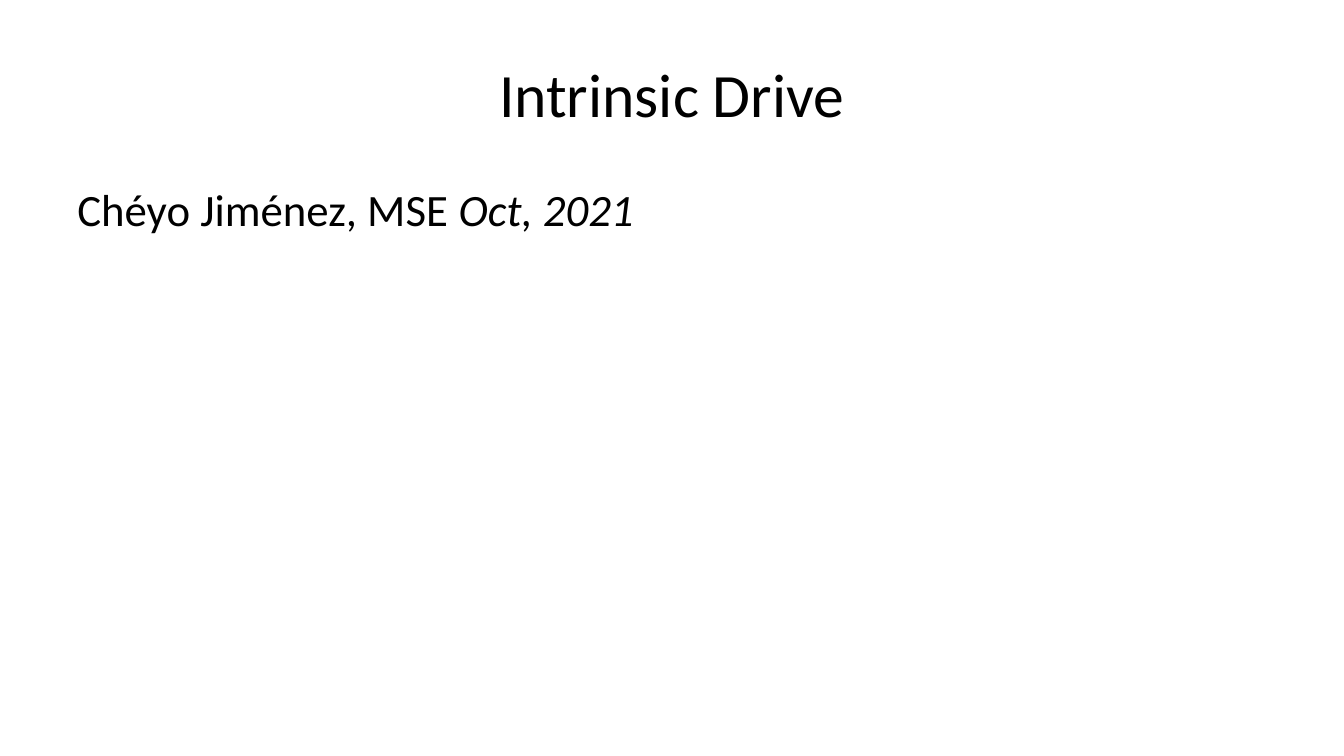
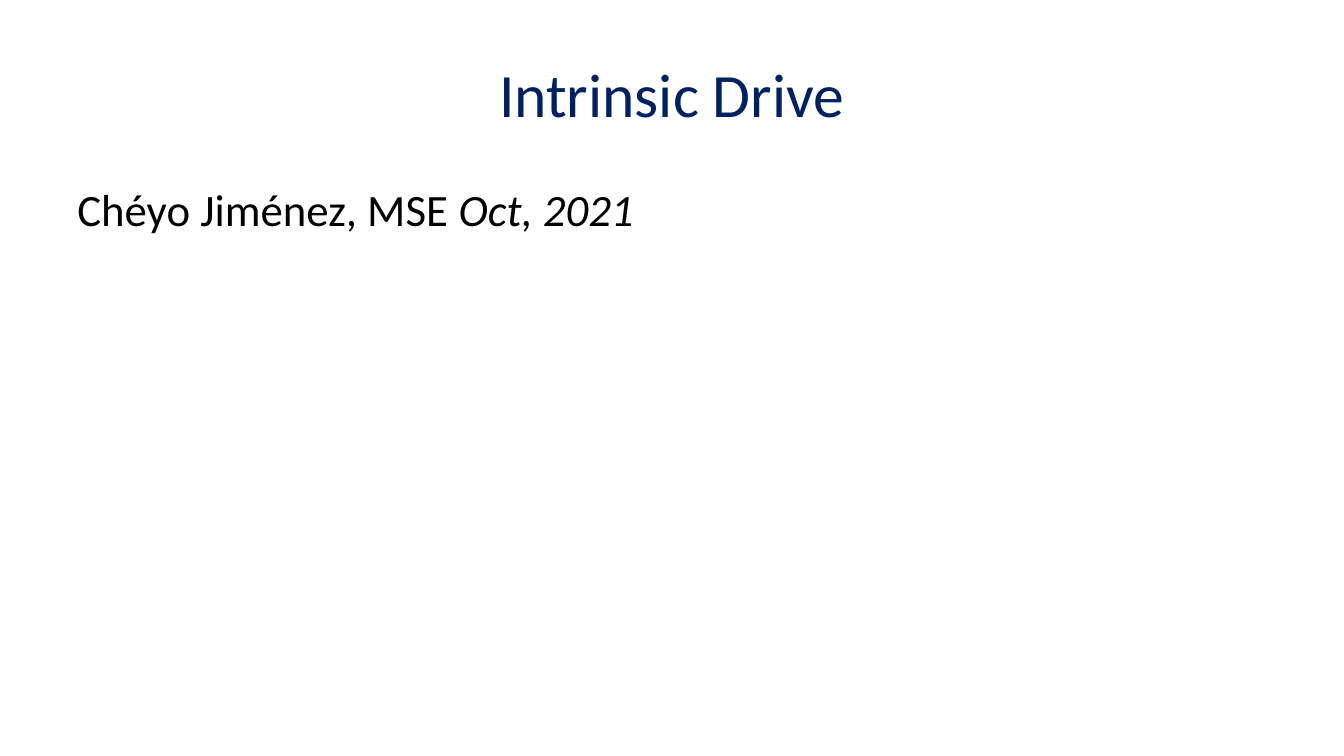
Before and after one commit to masters3d/ingenio, a slide deck: slide 2 of presentation/render/eng_intrinsic_drive.pptx (slide 1 before the commit). Drawn at 1344x756 pixels with LibreOffice and Linux fonts; fonts in the diff are those of the drawing. Boxes give left, top, right and bottom in pixels: in the first picture for what was removed or moved away, otherwise in the second. Text is boxed around its words. In the diff, an @@ line names an element or a change of style, - is before the commit and + after.

```diff
--- a/presentation/render/eng_intrinsic_drive.pptx
+++ b/presentation/render/eng_intrinsic_drive.pptx
@@ title "Intrinsic Drive" at bbox=[499, 74, 844, 118]: text colour #000000 to #002060 @@
```
Also in this commit, not shown: 1 slide added, 7 other files.
